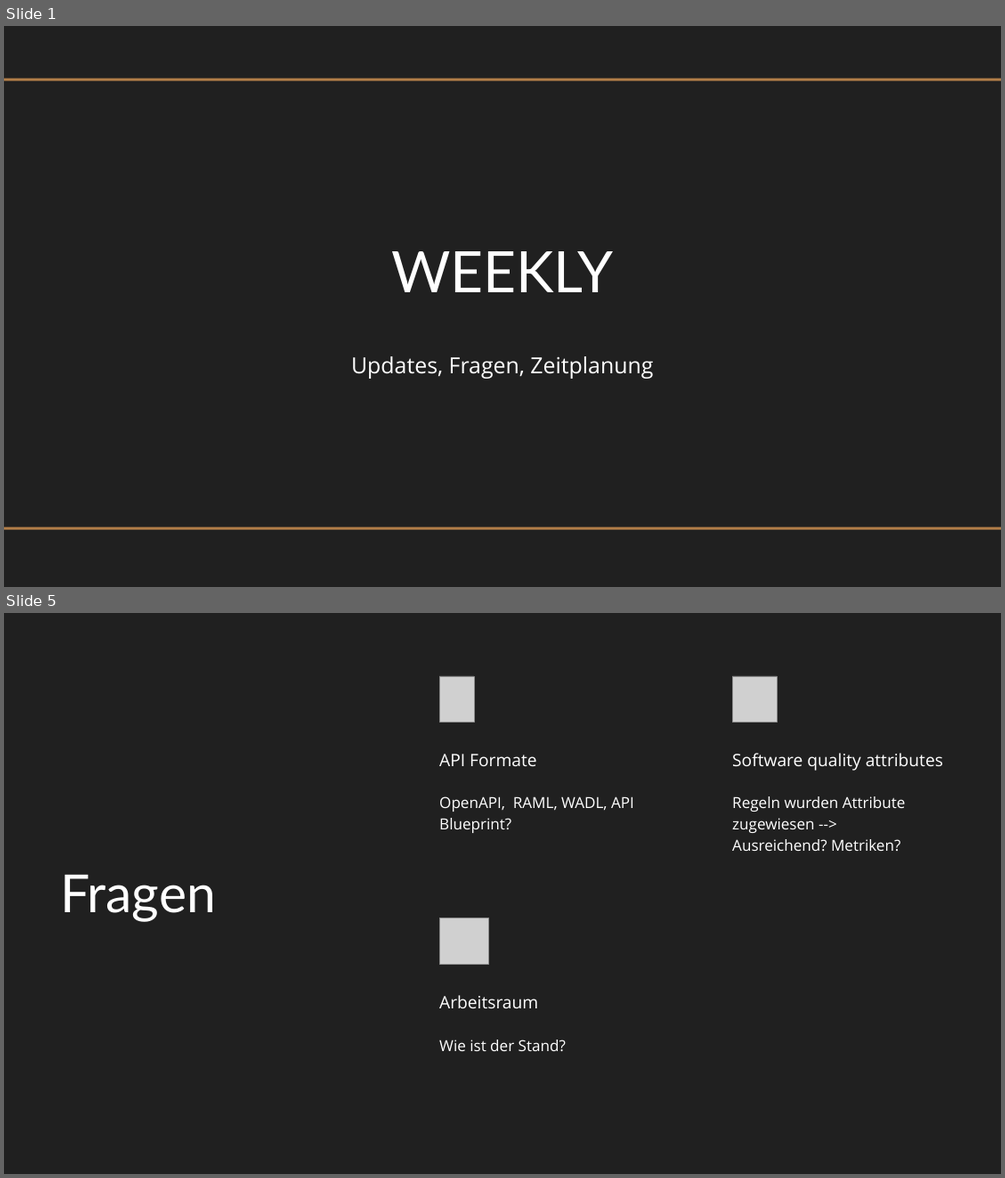
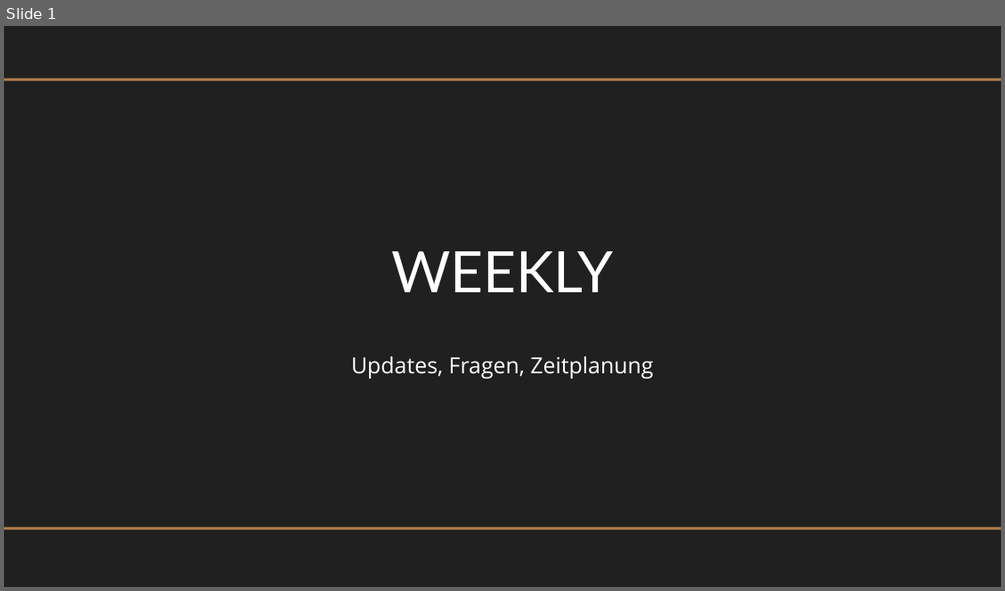
Before and after one commit to restful-ma/rest-ruler, a slide deck: docs/Weekly/08-17-22-Weekly.pptx. Shown one above the other, each under a label of ours: slides 1 and 5 before the commit, slide 1 after it; the slides between them are not shown. The pictures are 1005x1178 and 1005x591 pixels, drawn with LibreOffice and Linux fonts; fonts in the diff are those of the drawing; grey boxes stand for pictures. Boxes give left, top, right and bottom in pixels: in the first picture for what was removed or moved away, otherwise in the second. Text is boxed around its words. In the diff, an @@ line names an element or a change of style, - is before the commit and + after.

Commit message:
update: Gold Standard; diagramm

```diff
--- a/docs/Weekly/08-17-22-Weekly.pptx
+++ b/docs/Weekly/08-17-22-Weekly.pptx
@@ slide 5 removed at box(4, 613, 1001, 1174), background #202020 @@
@@ picture removed at box(439, 676, 474, 722) @@
@@ picture removed at box(732, 676, 777, 722) @@
@@ text removed at box(439, 754, 536, 766) @@
-API Formate
@@ text removed at box(732, 753, 943, 771) @@
-Software quality attributes
@@ text removed at box(439, 796, 634, 833) @@
-OpenAPI, RAML, WADL, API Blueprint?
@@ text removed at box(732, 796, 906, 851) @@
-Regeln wurden Attribute zugewiesen --> Ausreichend? Metriken?
@@ text removed at box(60, 874, 216, 922) @@
-Fragen
@@ picture removed at box(439, 918, 488, 964) @@
@@ text removed at box(439, 995, 538, 1008) @@
-Arbeitsraum
@@ text removed at box(439, 1039, 566, 1051) @@
-Wie ist der Stand?
```
Also in this commit, not shown: 4 slides added, 3 other slides removed, 3 other files.
